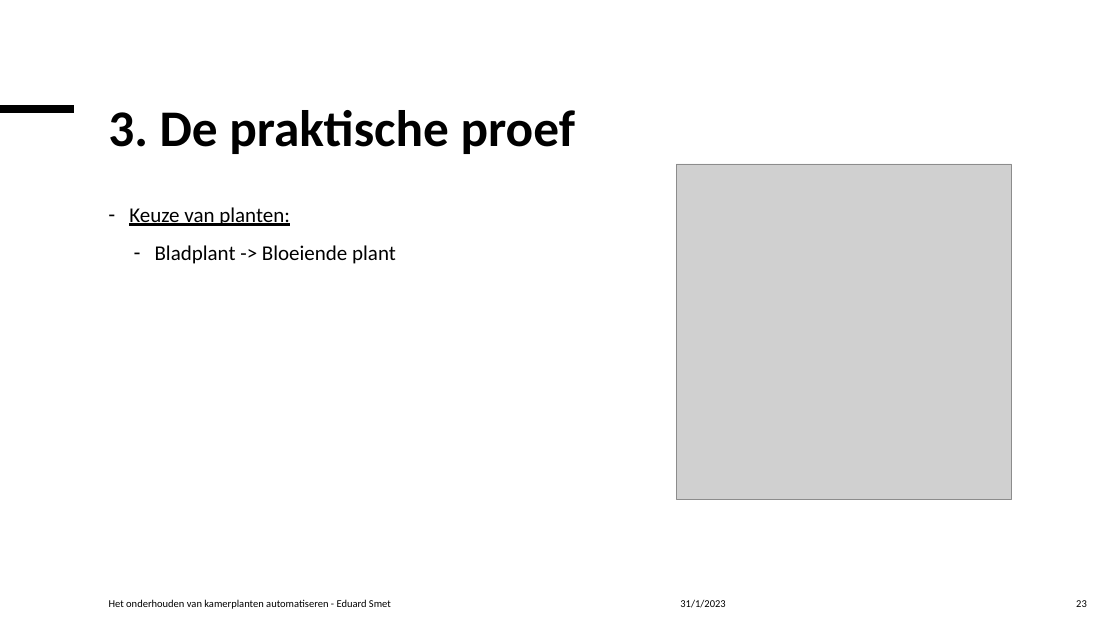
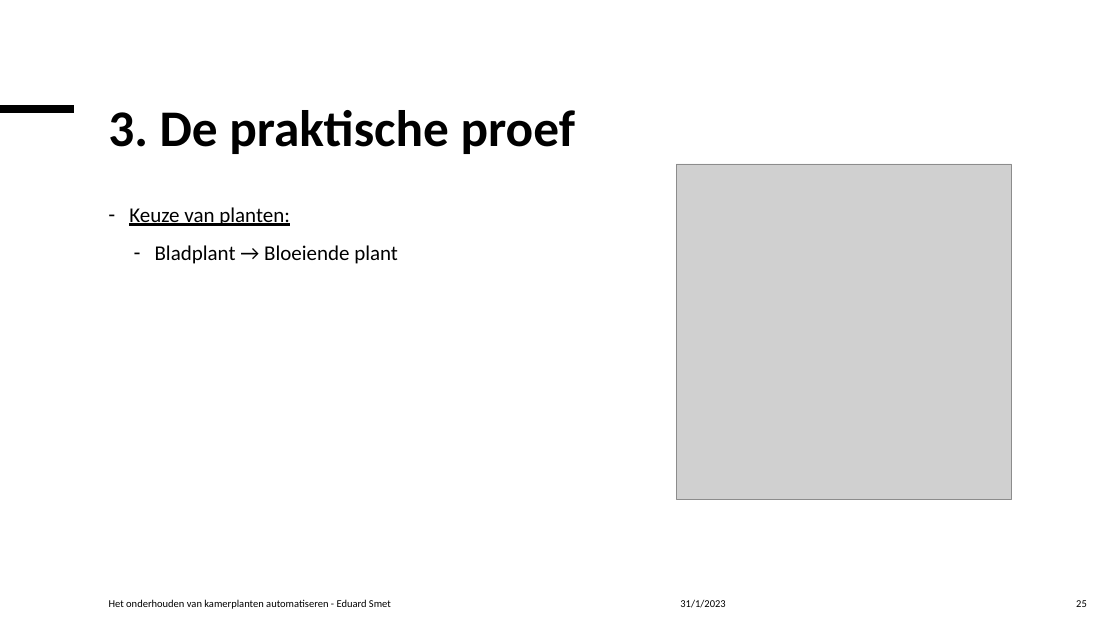
Before and after one commit to Celarye/syfinalproject, a slide deck: slide 25 of FinalProject.pptx (slide 23 before the commit). Drawn at 1120x630 pixels with LibreOffice and Linux fonts; fonts in the diff are those of the drawing; grey boxes stand for pictures. Boxes give left, top, right and bottom in pixels: in the first picture for what was removed or moved away, otherwise in the second. Text is boxed around its words. In the diff, an @@ line names an element or a change of style, - is before the commit and + after.

```diff
--- a/FinalProject.pptx
+++ b/FinalProject.pptx
@@ text at (x1=155, y1=245, x2=398, y2=264): text changed @@
-  – Bladplant -> Bloeiende plant
+  – Bladplant → Bloeiende plant
```
Also in this commit, not shown: 7 other slides changed, 7 slides added.
